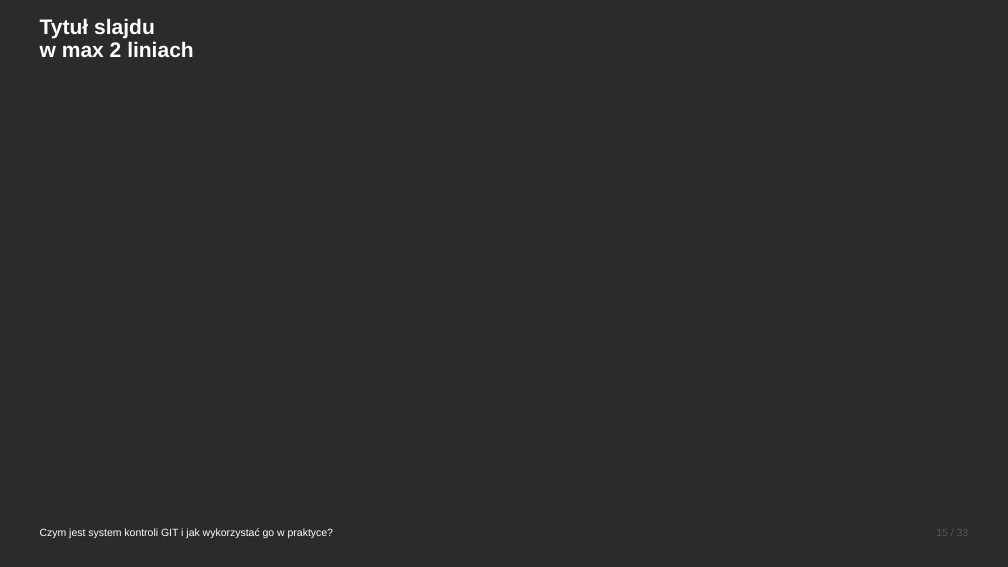
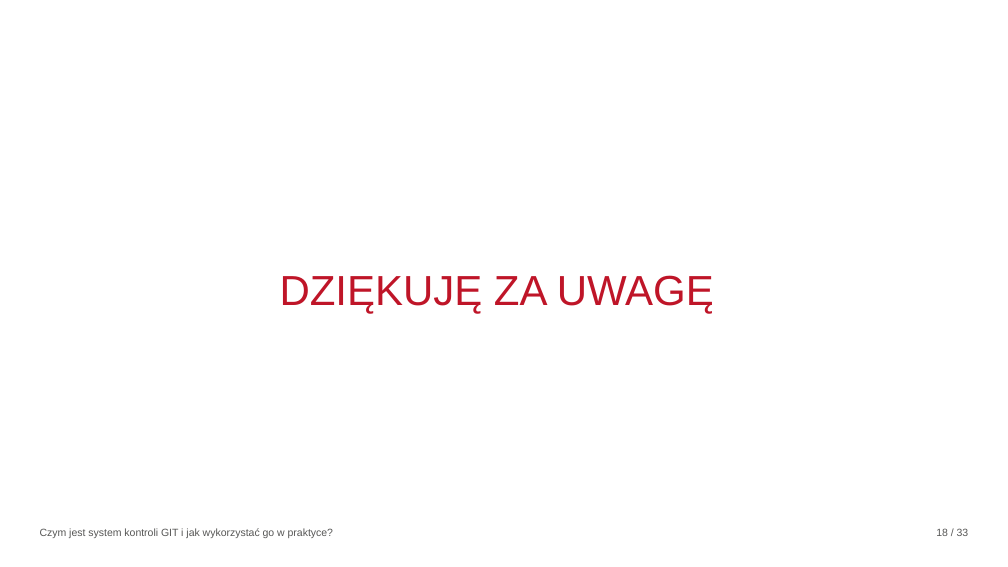
Before and after one commit to KrystynaKan/szkolenie_git, a slide deck: slide 18 of GIT-prezentacja.pptx (slide 15 before the commit). Drawn at 1008x567 pixels with LibreOffice and Linux fonts; fonts in the diff are those of the drawing; background and template pictures are left out; a plain dark background stands for a picture behind light text. Boxes give left, top, right and bottom in pixels: in the first picture for what was removed or moved away, otherwise in the second. Text is boxed around its words. In the diff, an @@ line names an element or a change of style, - is before the commit and + after.

```diff
--- a/GIT-prezentacja.pptx
+++ b/GIT-prezentacja.pptx
@@ background picture (left out) to #FFFFFF @@
@@ title removed at (x1=40, y1=18, x2=194, y2=57) @@
-Tytuł slajdu
-w max 2 liniach
@@ text added at (x1=280, y1=275, x2=714, y2=314), 40 pt, text #BF1528 @@
+DZIĘKUJĘ ZA UWAGĘ
@@ text "Czym jest system kontroli GIT ..." at (x1=40, y1=528, x2=333, y2=539): text colour #FFFFFF to #575756 @@
@@ page number at (x1=936, y1=528, x2=969, y2=536): text changed @@
-15 / 33
+18 / 33
```
Also in this commit, not shown: 15 other slides changed, 1 slide added, 23 slides removed.
